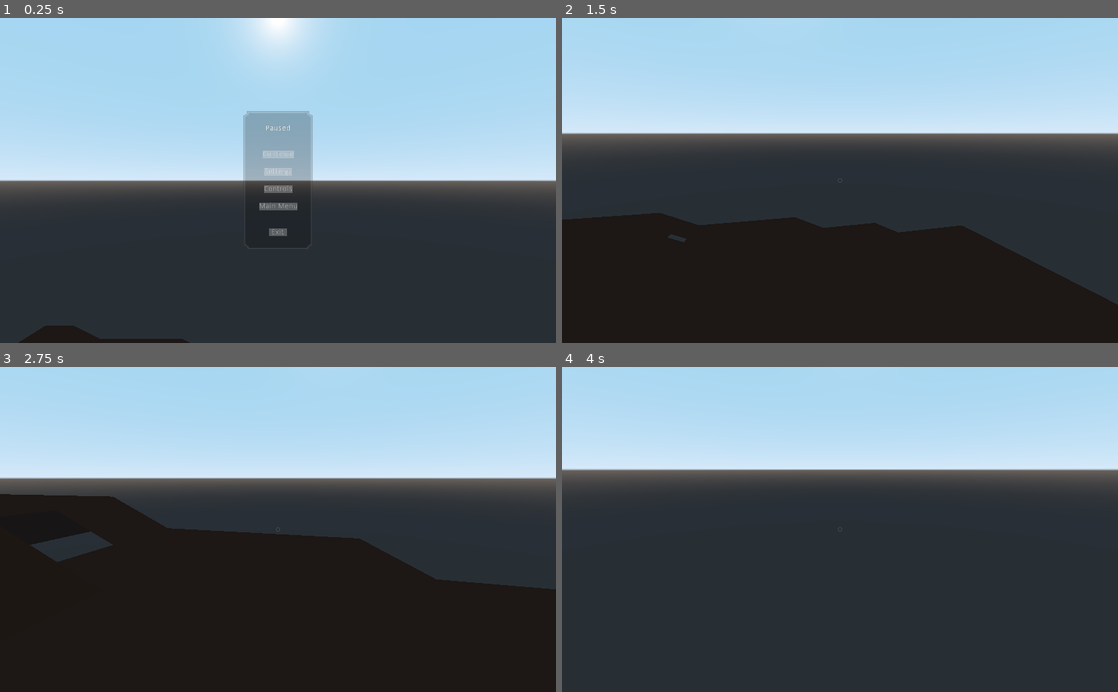
Above: before the commit, frames 1-4 (two rows, left to right).
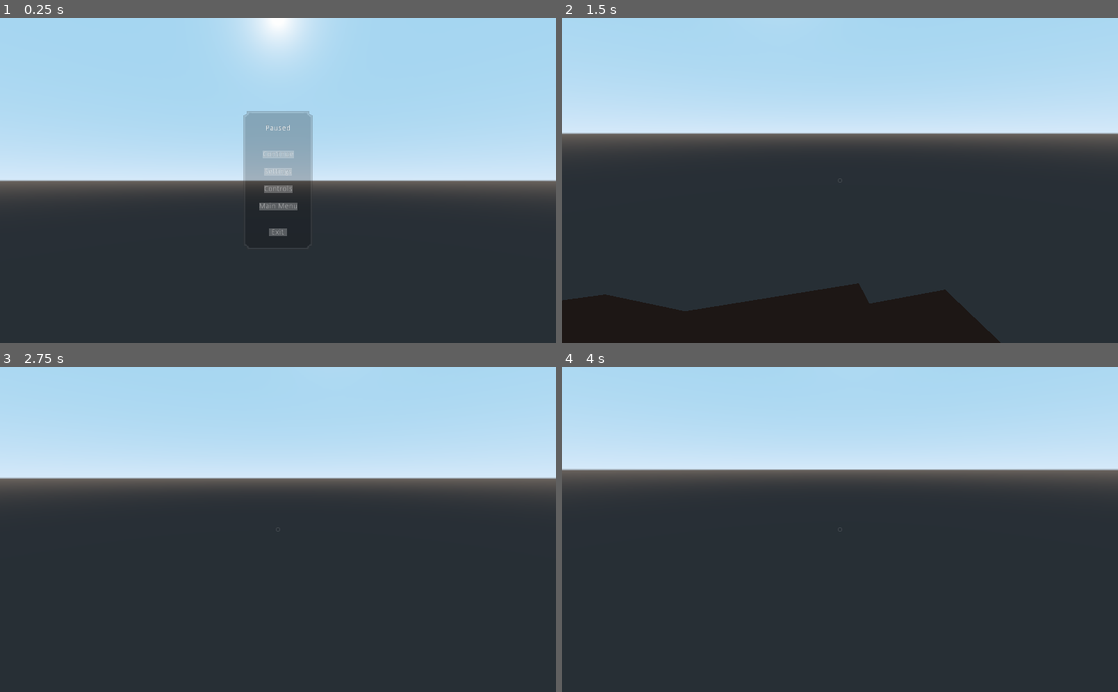
Above: after the commit, the same moments.

Repository: ihave13digits/AutomatonUprising
Game: Godot game, scene res://scene/Main.tscn
The game is run twice, just before and just after one commit, with the same random seed, the same clock (stepped at 60 frames per second) and the same inputs.
Inputs (mouse positions are in pixels of both pictures, inside the frame that each line leads up to):
- Up to frame 1 (0.25 s): no input
- Up to frame 2 (1.5 s): click "Continue" at 0.5 s; tap Enter at 1.25 s; move the mouse to (867, 180) at 1.27 s; press the mouse at (867, 180) at 1.28 s; hold W (move_forward) from 1.28 s (still down)
- Up to frame 3 (2.75 s): keep holding W (move_forward); tap Space (jump) at 1.52, 2.27 s; move the mouse to (250, 529) at 2.02 s; release the mouse at (250, 529) at 2.03 s; right-click (250, 529) at 2.1 s; click (250, 529) at 2.3 s
- Up to frame 4 (4 s): keep holding W (move_forward); move the mouse to (851, 523) at 2.77 s; press the mouse at (851, 523) at 2.78 s; move the mouse to (834, 536) at 3.52 s; release the mouse at (834, 536) at 3.53 s; tap Shift (jog) at 3.6 s; tap Space (jump) at 3.77 s; click (834, 536) at 3.8 s

The runs differ from the first frame. In frame 1, 0.8% of the frame differs, in the area x 3-35%, y 94-100%; in frame 2, 23%; in frame 3, 47%, in the area x 0-100%, y 39-100%; in frame 4, nothing differs.

Commit message:
updated core

Diff:
--- a/data/Data.gd
+++ b/data/Data.gd
@@ -845,8 +845,8 @@
 
 
 		"physics" : {
-			"world_size" : 16,
-			"chunk_size" : 8,
+			"world_size" : 32,
+			"chunk_size" : 4,
 			"tile_size" : 2,
 
 			"max_height" : 8.0,
--- a/scene/Main.gd
+++ b/scene/Main.gd
@@ -10,6 +10,7 @@
 	world.generate_world_data()
 
 	add_player(Vector3(0, 10, 0))
+	player.update_position = player.translation
 	player.has_control = false
 
 	_update_hud()
@@ -18,17 +19,27 @@
 		for z in range(-Data.settings['spawn_distance']['value'], Data.settings['spawn_distance']['value']):
 			world.generate_chunk(x, z)
 
+#func _process(delta):
+#	var p = player.get_pos()
+#	if (
+#		(p.x >= 10+player.update_position.x or p.z >= 10+player.update_position.z) or
+#		(p.x <= 10-player.update_position.x or p.z <= 10-player.update_position.z)
+#		):
+#		player.update_position = player.translation
+#		update_tiles()
+
 func update_tiles():
+	var p = player.get_pos()
 	var despawn = Data.settings['spawn_distance']['value']+1
 	var spawn = Data.settings['spawn_distance']['value']
 
-	for x in range(-despawn, despawn):
-		for z in range(-despawn, despawn):
-			world.kill_tile(floor(player.translation.x+x), floor(player.translation.z+z))
+	for dx in range(-despawn, despawn):
+		for dz in range(-despawn, despawn):
+			world.destroy_chunk(floor((p.x)+dx), floor((p.z)+dz))
 
-	for x in range(-spawn, spawn):
-		for z in range(-spawn, spawn):
-			world.generate_tile(floor(player.translation.x+x), floor(player.translation.z+z))
+	for sx in range(-spawn, spawn):
+		for sz in range(-spawn, spawn):
+			world.generate_chunk(floor((p.x)+sx), floor((p.z)+sz))
 
 func _update_cursor():
 	if player.cursor.get_collider() != null:
--- a/scene/World.gd
+++ b/scene/World.gd
@@ -57,12 +57,19 @@
 			noise_temperature.get_noise_2d(x, z)
 			]
 
+func destroy_chunk(X, Z):
+	for x in range(int(X*chunk_size), int((X*chunk_size)+chunk_size)):
+		for z in range(int(Z*chunk_size), int((Z*chunk_size)+chunk_size)):
+			if '%s-%s' % [x/tile_size, z/tile_size] in data and 'tile' in data['%s-%s' % [x/tile_size, z/tile_size]]:
+				if is_instance_valid(data['%s-%s' % [x/tile_size, z/tile_size]]['tile']):
+					data['%s-%s' % [x/tile_size, z/tile_size]]['tile'].call_deferred('free')
+
 func generate_chunk(X, Z):
 	for x in range(int(X*chunk_size), int((X*chunk_size)+chunk_size)):
 		for z in range(int(Z*chunk_size), int((Z*chunk_size)+chunk_size)):
 			generate_tile(x, z)
 
-func kill_tile(x, z):
+func destroy_tile(x, z):
 	if '%s-%s' % [x/tile_size, z/tile_size] in data and 'tile' in data['%s-%s' % [x/tile_size, z/tile_size]]:
 		if is_instance_valid(data['%s-%s' % [x/tile_size, z/tile_size]]['tile']):
 			data['%s-%s' % [x/tile_size, z/tile_size]]['tile'].queue_free()
--- a/scene/instance/Player.gd
+++ b/scene/instance/Player.gd
@@ -9,6 +9,7 @@
 var is_paused = false
 
 var velocity = Vector3()
+var update_position = Vector3()
 
 var _yaw = 0.0
 var _pitch = 0.0
@@ -67,6 +68,12 @@
 	$Y.translation.y = data['height'] - data['height']*0.1
 	$Box.shape.height = data['height'] / 2
 	$Box.translation.y = data['height'] / 2
+
+func get_pos():
+	return Vector3(
+		translation.x/Data.physics['tile_size'],
+		translation.y/Data.physics['tile_size'],
+		translation.z/Data.physics['tile_size'])
 
 func set_held(obj=null):
 	if !obj:
--- a/scene/instance/Tile.gd
+++ b/scene/instance/Tile.gd
@@ -1,6 +1,8 @@
 extends StaticBody
 
 var id = ''
+
+var active = false
 
 var mesh = {
 	'body' : "",
